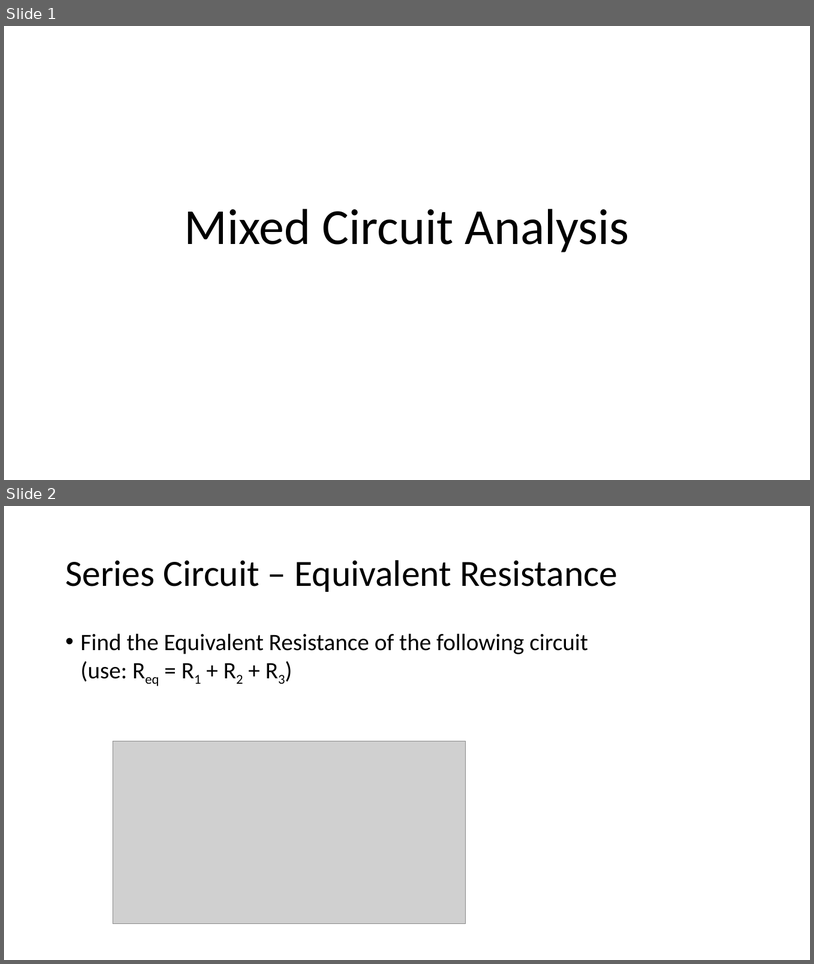
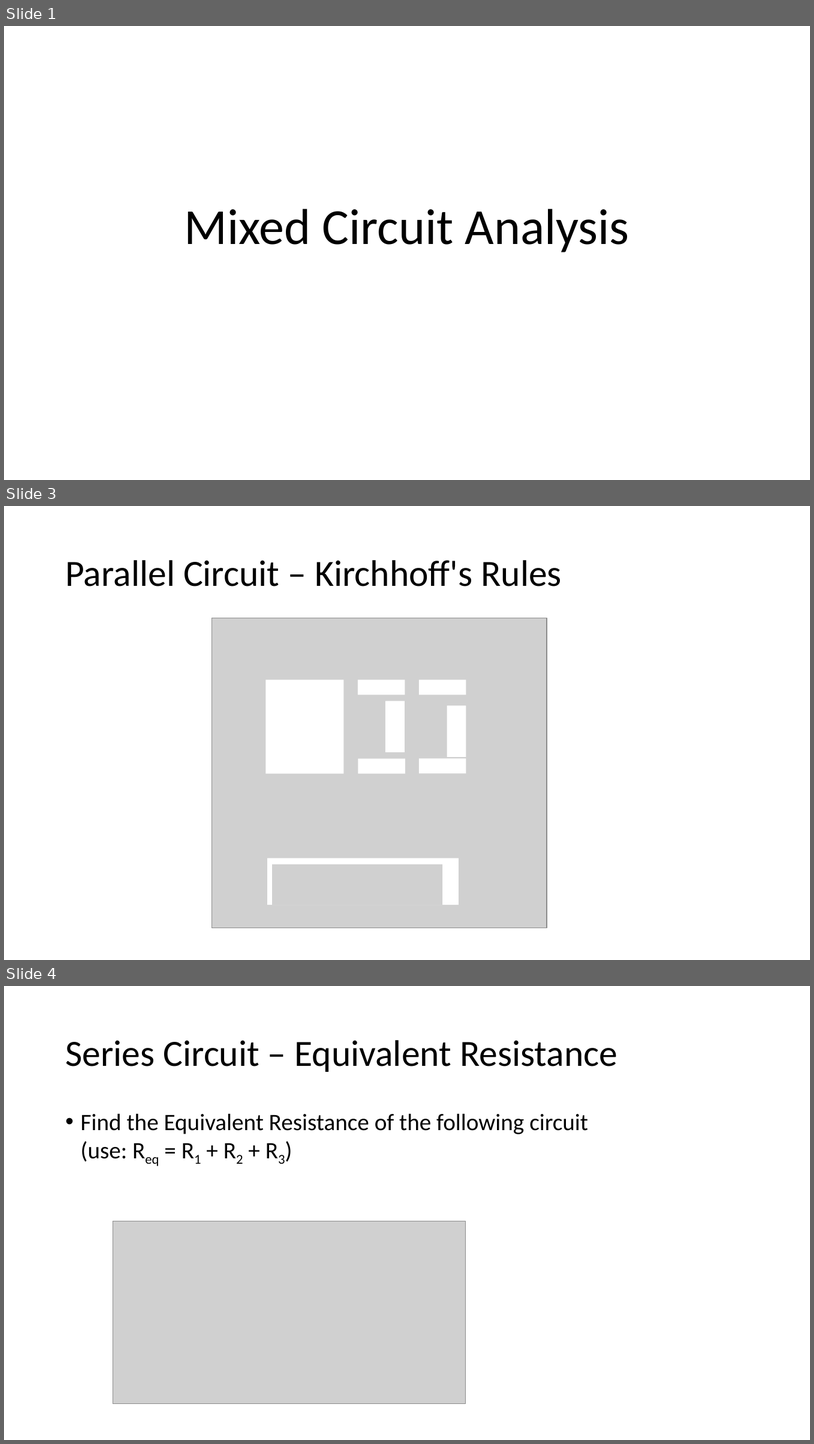
Before and after one commit to Greg5519/SPH3U0, a slide deck: Unit 2 Electricity and Magnetism/Day 05 Mixed Circuit Analysis/Mixed Circuit Analysis.pptx. Shown one above the other, each under a label of ours: slides 1 and 2 before the commit, slides 1, 3 and 4 after it; the slides between them are not shown. The pictures are 814x964 and 814x1444 pixels, drawn with LibreOffice and Linux fonts; fonts in the diff are those of the drawing; grey boxes stand for pictures. Boxes give left, top, right and bottom in pixels: in the first picture for what was removed or moved away, otherwise in the second. Text is boxed around its words. In the diff, an @@ line names an element or a change of style, - is before the commit and + after.

```diff
--- a/Unit 2 Electricity and Magnetism/Day 05 Mixed Circuit Analysis/Mixed Circuit Analysis.pptx
+++ b/Unit 2 Electricity and Magnetism/Day 05 Mixed Circuit Analysis/Mixed Circuit Analysis.pptx
@@ slide 3 added at bbox=[4, 506, 810, 960], background #FFFFFF @@
@@ title added at bbox=[65, 560, 562, 586], 44 pt, text #000000 @@
+Parallel Circuit – Kirchhoff's Rules
@@ group added at bbox=[212, 618, 546, 928]: 8 rectangles, 2 pictures @@
@@ what was slide 2 is now slide 4 @@
```
Also in this commit, not shown: 1 other slide added, 2 other files.
